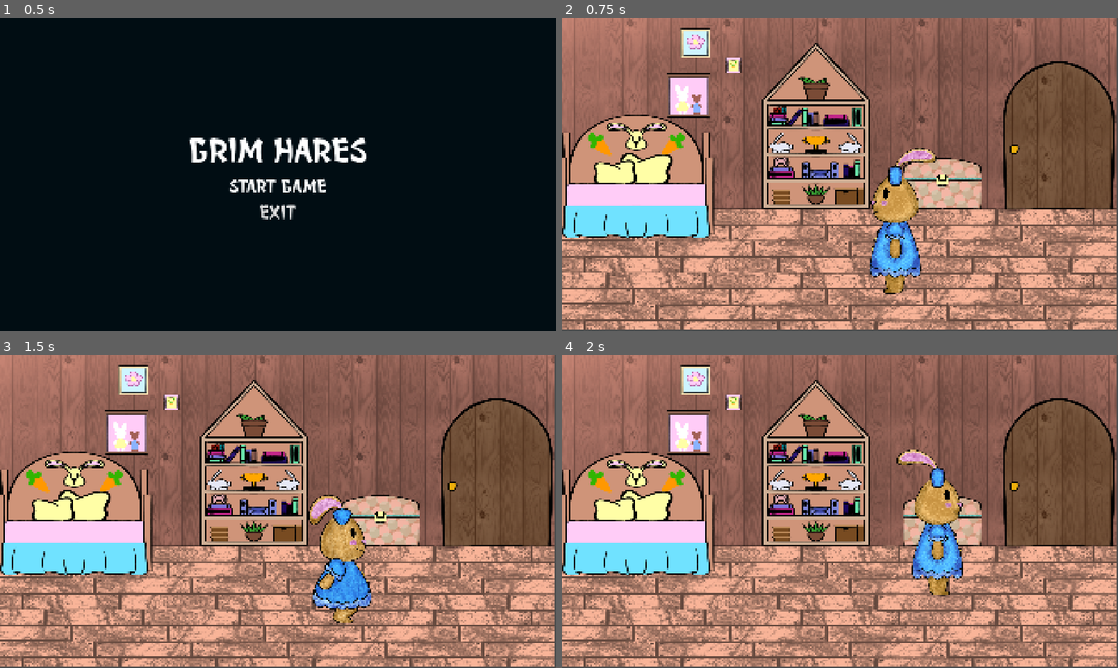
Above: before the commit, frames 1-4 (two rows, left to right).
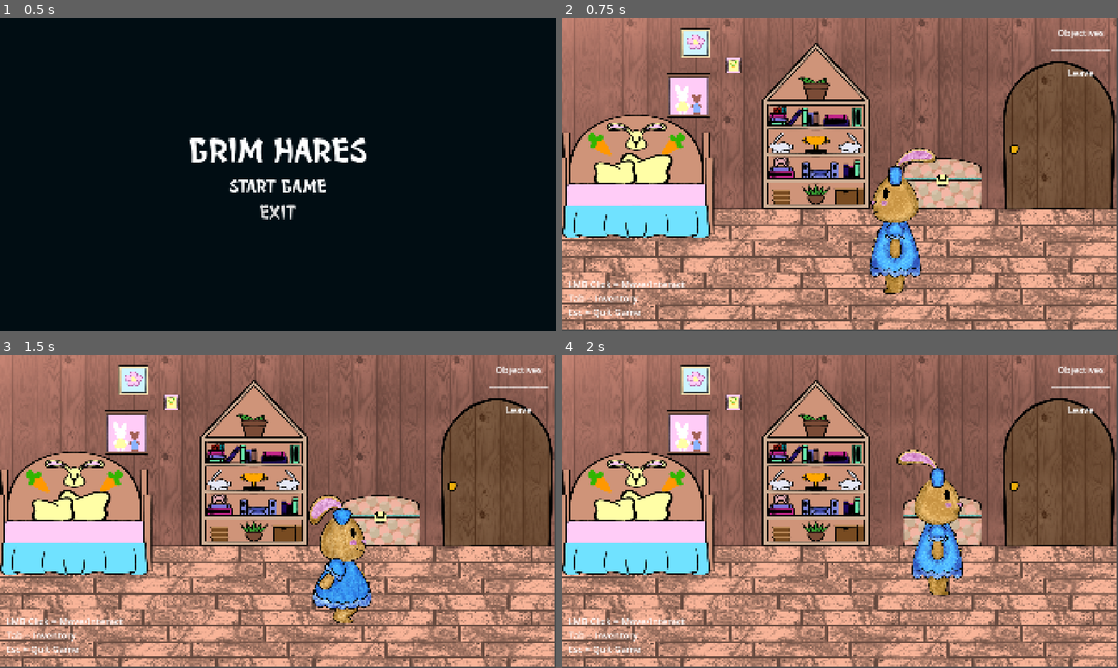
Above: after the commit, the same moments.

Repository: PrincessATINY/thomas_POC
Game: Godot game, scene res://Scenes/startmenu.tscn
Same seed, same stepped clock (60 frames per second), same inputs: the game is played once before the commit and once after it.
Inputs (mouse positions are in pixels of both pictures, inside the frame that each line leads up to):
- Up to frame 1 (0.5 s): no input
- Up to frame 2 (0.75 s): click "Start Game" at 0.5 s
- Up to frame 3 (1.5 s): tap Enter at 1.25 s; move the mouse to (378, 517) at 1.27 s; click (378, 517) at 1.35 s
- Up to frame 4 (2 s): no input

Frame 1 is identical in both runs. In frame 2, 0.7% of the frame differs, in the area x 1-99%, y 3-96%; in frame 3, 0.7%; in frame 4, 0.7%.

Commit message:
Simple HUD
added HUD simple

Diff:
--- /dev/null
+++ b/thomas-poc/Scenes/hud.tscn
@@ -0,0 +1,40 @@
+[gd_scene format=3 uid="uid://dbkfyfhfo8t0o"]
+
+[sub_resource type="LabelSettings" id="LabelSettings_g4v7s"]
+font_size = 32
+
+[sub_resource type="LabelSettings" id="LabelSettings_yf5fn"]
+line_spacing = 1.0
+font_size = 32
+
+[node name="HUD" type="CanvasLayer" unique_id=1170364226]
+
+[node name="howToPlay" type="Label" parent="." unique_id=526179925]
+anchors_preset = 2
+anchor_top = 1.0
+anchor_bottom = 1.0
+offset_left = 21.0
+offset_top = -184.0
+offset_right = 424.0
+offset_bottom = -43.0
+grow_vertical = 0
+text = "LMB Click = Move/Interact
+Tab = Inventory
+Esc = Quit Game"
+label_settings = SubResource("LabelSettings_g4v7s")
+
+[node name="objectives" type="Label" parent="." unique_id=1864096359]
+anchors_preset = 1
+anchor_left = 1.0
+anchor_right = 1.0
+offset_left = -230.0
+offset_top = 28.0
+offset_right = -26.0
+offset_bottom = 211.0
+grow_horizontal = 0
+text = "Objectives
+_______________
+
+Leave"
+label_settings = SubResource("LabelSettings_yf5fn")
+horizontal_alignment = 1
--- a/thomas-poc/Scenes/player.tscn
+++ b/thomas-poc/Scenes/player.tscn
@@ -10,6 +10,7 @@
 [ext_resource type="Texture2D" uid="uid://gxkb78dywoom" path="res://Assets/Bonnie_Move/Bonnie_MoveColor-7.png" id="8_h4iuc"]
 [ext_resource type="Script" uid="uid://mbevr4r2v2nk" path="res://Scripts/inventory.gd" id="9_gymyn"]
 [ext_resource type="PackedScene" uid="uid://ol0urhue8r3x" path="res://Scenes/slot.tscn" id="10_tx1dd"]
+[ext_resource type="PackedScene" uid="uid://dbkfyfhfo8t0o" path="res://Scenes/hud.tscn" id="11_gymyn"]
 
 [sub_resource type="SpriteFrames" id="SpriteFrames_g4v7s"]
 animations = [{
@@ -117,3 +118,5 @@
 text = "Inventory"
 label_settings = SubResource("LabelSettings_g4v7s")
 horizontal_alignment = 1
+
+[node name="HUD" parent="." unique_id=1170364226 instance=ExtResource("11_gymyn")]
